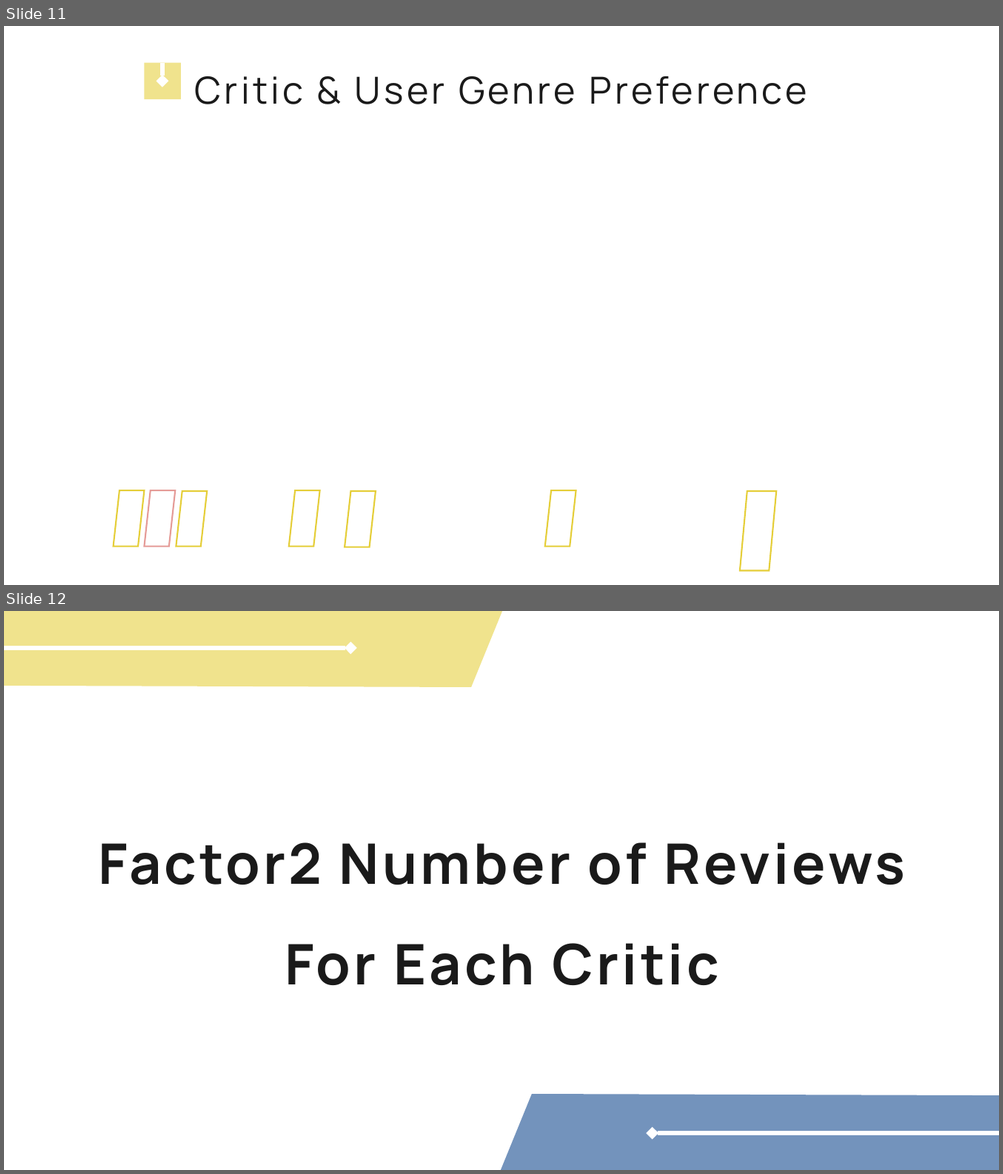
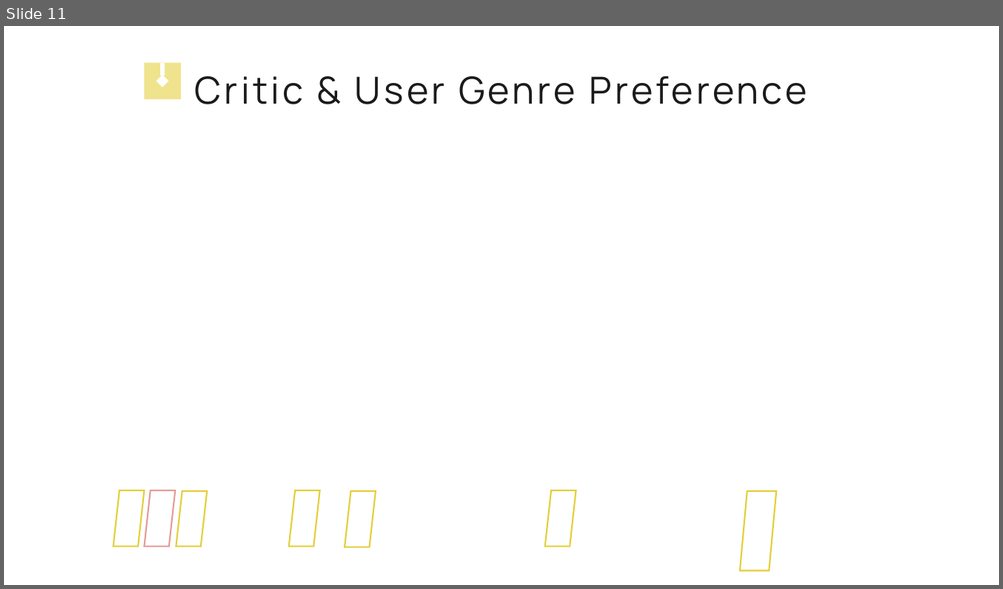
Before and after one commit to miazhx/metacritic, a slide deck: Metacritic Scrapy Project - Hanxiao(Mia) Zhang.pptx. Shown one above the other, each under a label of ours: slides 11 and 12 before the commit, slide 11 after it. The pictures are 1003x1174 and 1003x589 pixels, drawn with LibreOffice and Linux fonts; fonts in the diff are those of the drawing; background and template pictures are left out. Boxes give left, top, right and bottom in pixels: in the first picture for what was removed or moved away, otherwise in the second. Text is boxed around its words. In the diff, an @@ line names an element or a change of style, - is before the commit and + after.

```diff
--- a/Metacritic Scrapy Project - Hanxiao(Mia) Zhang.pptx
+++ b/Metacritic Scrapy Project - Hanxiao(Mia) Zhang.pptx
@@ slide 12 removed at (4,611,999,1170), background #FFFFFF @@
@@ rectangle removed at (4,611,999,1170) @@
@@ freeform shape removed at (4,611,503,687) @@
@@ arrow removed from (4, 648) to (351, 648) @@
@@ text removed at (98,843,905,985) @@
-Factor2 Number of Reviews
-For Each Critic
@@ freeform shape removed at (501,1094,999,1170) @@
@@ arrow removed from (999, 1133) to (652, 1133) @@
```
Also in this commit, not shown: 5 slides changed, 1 slide added, 1 other slide removed, 8 other files.
